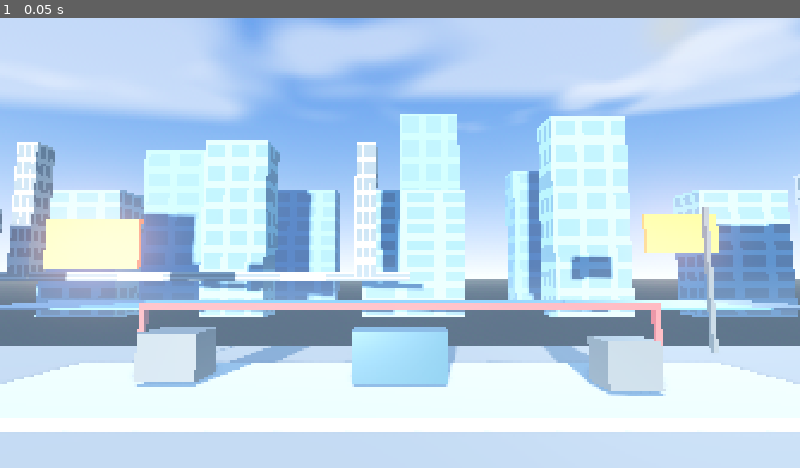
Above: before the commit, frame 1.
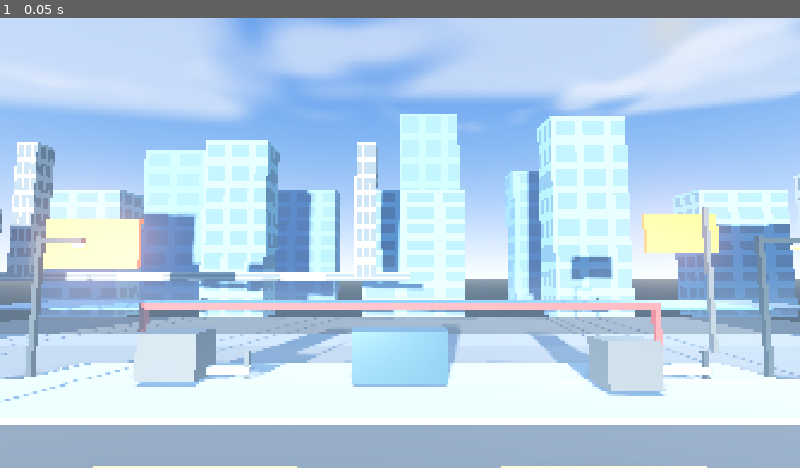
Above: after the commit, the same moment.

Repository: nnamdinwali/shadow-killer
Game: Godot game, scene res://node_3d.tscn
Same seed, same stepped clock (60 frames per second), same inputs: the game is played once before the commit and once after it.
Inputs:
- Up to frame 1 (0.05 s): no input

The runs differ from the first frame. In frame 1, 16% of the frame differs, in the area x 0-100%, y 48-100%.

Commit message:
Add polished city floor and boulevard
Add a native Godot city foundation with asphalt, sidewalks, curbs, lane markings, crosswalks, streetlights, barriers, and mobile-friendly materials. No AI-generated assets were added.\n\nCo-authored-by: Manus <dev-agent@manus.ai>

Diff:
--- /dev/null
+++ b/city_polish.gd
@@ -0,0 +1,112 @@
+extends Node3D
+## Hand-authored city foundation for the Shadow Killer showcase scene.
+## Uses only native Godot meshes/materials; no downloaded or AI-generated assets.
+
+var asphalt := StandardMaterial3D.new()
+var sidewalk := StandardMaterial3D.new()
+var curb := StandardMaterial3D.new()
+var lane_paint := StandardMaterial3D.new()
+var metal := StandardMaterial3D.new()
+var lamp_glow := StandardMaterial3D.new()
+
+func _ready() -> void:
+	_setup_materials()
+	_build_floor()
+	_build_road()
+	_build_street_furniture()
+
+func _setup_materials() -> void:
+	asphalt.albedo_color = Color("202832")
+	asphalt.roughness = 0.96
+
+	sidewalk.albedo_color = Color("7f8994")
+	sidewalk.roughness = 0.9
+
+	curb.albedo_color = Color("d2d8dc")
+	curb.roughness = 0.78
+
+	lane_paint.albedo_color = Color("f4c44f")
+	lane_paint.emission_enabled = true
+	lane_paint.emission = Color("8c641b")
+	lane_paint.emission_energy_multiplier = 0.28
+	lane_paint.roughness = 0.58
+
+	metal.albedo_color = Color("293640")
+	metal.metallic = 0.72
+	metal.roughness = 0.34
+
+	lamp_glow.albedo_color = Color("ffcc78")
+	lamp_glow.emission_enabled = true
+	lamp_glow.emission = Color("ff9d32")
+	lamp_glow.emission_energy_multiplier = 2.4
+
+func _build_floor() -> void:
+	# A broad, dark foundation removes the editor-grid feeling and gives every
+	# building a believable base plane.
+	_box("CityFoundation", Vector3(0.0, -0.25, -8.0), Vector3(56.0, 0.45, 34.0), asphalt)
+	_box("RearPlaza", Vector3(0.0, 0.02, -10.0), Vector3(50.0, 0.12, 8.0), sidewalk)
+	_box("FrontWalk", Vector3(0.0, 0.02, 7.0), Vector3(50.0, 0.12, 6.0), sidewalk)
+
+func _build_road() -> void:
+	# Main horizontal boulevard in the camera's foreground.
+	_box("Boulevard", Vector3(0.0, 0.12, 1.8), Vector3(48.0, 0.18, 8.6), asphalt)
+	_box("BoulevardCurbBack", Vector3(0.0, 0.29, -2.55), Vector3(48.0, 0.20, 0.34), curb)
+	_box("BoulevardCurbFront", Vector3(0.0, 0.29, 6.15), Vector3(48.0, 0.20, 0.34), curb)
+
+	# Broken center markings and solid edge lines are deliberately simple,
+	# readable, and light enough for mobile rendering.
+	for x in range(-21, 22, 6):
+		_box("LaneDash_%s" % x, Vector3(x, 0.235, 1.8), Vector3(3.0, 0.035, 0.16), lane_paint)
+	_box("EdgeLineBack", Vector3(0.0, 0.235, -1.95), Vector3(47.0, 0.035, 0.12), lane_paint)
+	_box("EdgeLineFront", Vector3(0.0, 0.235, 5.55), Vector3(47.0, 0.035, 0.12), lane_paint)
+
+	# Two raised pedestrian crossings give the road a designed destination.
+	for x in [-11.0, 11.0]:
+		for z in [-0.8, 0.1, 1.0, 1.9, 2.8, 3.7, 4.6]:
+			_box("Crosswalk_%s_%s" % [x, z], Vector3(x, 0.245, z), Vector3(0.55, 0.035, 0.52), curb)
+
+func _build_street_furniture() -> void:
+	for x in [-20.0, -10.0, 10.0, 20.0]:
+		_build_lamp(x, -3.25)
+		_build_lamp(x, 6.85, true)
+
+	for x in [-17.0, -5.0, 7.0, 19.0]:
+		_build_barrier(x, -2.88)
+
+func _build_lamp(x: float, z: float, reversed_arm: bool = false) -> void:
+	var root := Node3D.new()
+	root.name = "StreetLamp_%s_%s" % [x, z]
+	add_child(root)
+
+	var pole := _mesh_box("Pole", Vector3(0.0, 2.1, 0.0), Vector3(0.14, 4.2, 0.14), metal)
+	root.add_child(pole)
+	var arm_x := -0.58 if reversed_arm else 0.58
+	var arm := _mesh_box("Arm", Vector3(arm_x, 4.05, 0.0), Vector3(1.25, 0.12, 0.12), metal)
+	root.add_child(arm)
+	var lamp := _mesh_box("Lamp", Vector3(arm_x * 2.0, 3.88, 0.0), Vector3(0.34, 0.12, 0.30), lamp_glow)
+	root.add_child(lamp)
+	root.position = Vector3(x, 0.0, z)
+
+func _build_barrier(x: float, z: float) -> void:
+	var root := Node3D.new()
+	root.name = "RoadBarrier_%s" % x
+	add_child(root)
+	root.position = Vector3(x, 0.0, z)
+	root.add_child(_mesh_box("PostA", Vector3(-1.0, 0.55, 0.0), Vector3(0.12, 1.1, 0.12), metal))
+	root.add_child(_mesh_box("PostB", Vector3(1.0, 0.55, 0.0), Vector3(0.12, 1.1, 0.12), metal))
+	root.add_child(_mesh_box("Rail", Vector3(0.0, 0.62, 0.0), Vector3(2.2, 0.16, 0.16), curb))
+
+func _box(node_name: String, position: Vector3, size: Vector3, material: Material) -> MeshInstance3D:
+	var mesh_instance := _mesh_box(node_name, position, size, material)
+	add_child(mesh_instance)
+	return mesh_instance
+
+func _mesh_box(node_name: String, position: Vector3, size: Vector3, material: Material) -> MeshInstance3D:
+	var mesh_instance := MeshInstance3D.new()
+	mesh_instance.name = node_name
+	var box := BoxMesh.new()
+	box.size = size
+	mesh_instance.mesh = box
+	mesh_instance.material_override = material
+	mesh_instance.position = position
+	return mesh_instance
--- a/node_3d.tscn
+++ b/node_3d.tscn
@@ -1,4 +1,6 @@
-[gd_scene format=3 uid="uid://dq02waopmy5wd"]
+[gd_scene load_steps=2 format=3 uid="uid://dq02waopmy5wd"]
+
+[ext_resource type="Script" path="res://city_polish.gd" id="1_city_polish"]
 
 [sub_resource type="BoxShape3D" id="BoxShape3D_ground"]
 size = Vector3(50, 0.2, 20)
@@ -130,6 +132,7 @@
 size = Vector3(1, 1, 1)
 
 [node name="EnvironmentShowcase" type="Node3D"]
+script = ExtResource("1_city_polish")
 
 [node name="Ground" type="StaticBody3D" parent="."]
 
Not shown, added: city_polish.gd.uid
